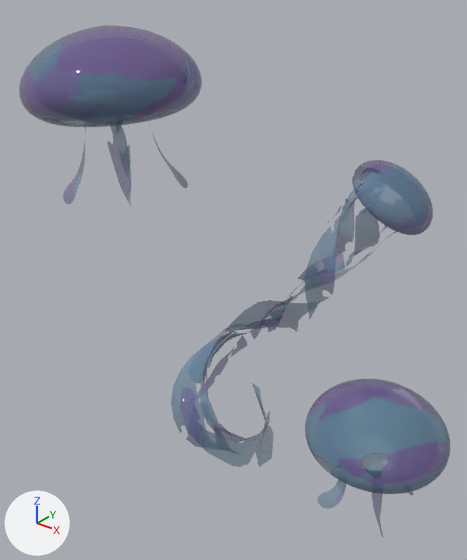
The glTF model assets/jellyfish.glb as it was, and as the next commit left it.
The view is the same before and after, from a 50 mm camera at (17.6, -19.3, 9.6) aimed at (0.0, 2.6, -4.0). The axes (+X, +Y, +Z) are drawn at lower left. The lights are the same throughout. Vertices at the same position are counted once.

Objects in the first picture: 'ベジエカーブ.002', 'ベジエカーブ.011', 'ベジエカーブ.012', '平面.005', '平面.006', '平面.007', '平面.008', '平面.046', '平面.047', '平面.048', '平面.050', '平面.052'.
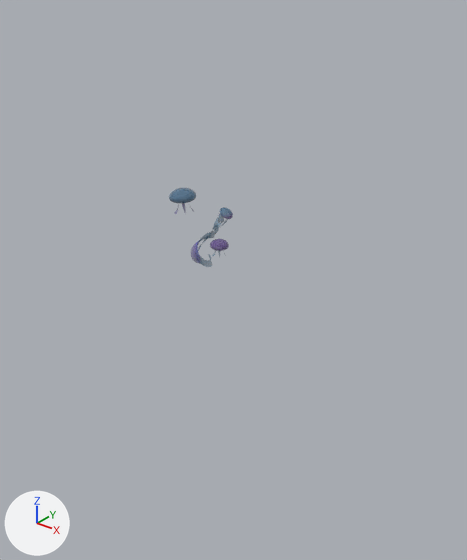
The change, as a list of edits to the scene's bpy script:
```text
Change me_ベジエカーブ_012:
    used by ob_ベジエカーブ_012; location = (0.0, 0.0, 0.0)
    remove me_ベジエカーブ_012.from_pydata(...)  # 7618 vertices, 15232 faces; spans x 7.21..12.42, y -3.89..1.31, z -6.84..-4.16
    add me_ベジエカーブ_012.from_pydata(...)  # 26022 vertices, 50816 faces; spans x -8.28..12.42, y -4.02..10.76, z -18.51..7.39
    me_ベジエカーブ_012 part 1: the loose piece of 7618 vertices spanning x 7.21..12.42, y -3.89..1.31, z -6.84..-4.16 is copied, and the copy is multiplied about its middle by the matrix ((1.461, -0.084, -0.221), (0.088, 1.477, 0.018), (0.22, -0.031, 1.463)), then moved by (-14.33, 1.12, 10.92); it spans x -8.28..-0.6, y -4.02..3.67, z 3.38..7.39
    me_ベジエカーブ_012 part 2: 8410 vertices added at x -4.97..7.67, y 1.57..10.76, z -18.51..1.83
    me_ベジエカーブ_012 part 3: 1188 vertices added at x -6.65..-1.71, y -2.48..2.44, z -0.08..3.77
    me_ベジエカーブ_012 part 4: 15232 kept faces spanning x 7.21..12.42, y -3.89..1.31, z -6.84..-4.16 get new texture (UV) coordinates
    add me_ベジエカーブ_012.materials.append(mat_クラゲ_かさ_001)  # picture img_クラゲ
Remove ob_ベジエカーブ_011:
    ob_ベジエカーブ_011 = bpy.data.objects.new('ベジエカーブ.011', me_ベジエカーブ_011)
    ob_ベジエカーブ_011.location = (0.0, 0.0, 0.0)
Remove ob_平面_046:
    ob_平面_046 = bpy.data.objects.new('平面.046', me_平面_046)
    ob_平面_046.location = (0.0, 0.0, 0.0)
Remove ob_平面_047:
    ob_平面_047 = bpy.data.objects.new('平面.047', me_平面_047)
    ob_平面_047.location = (0.0, 0.0, 0.0)
Remove ob_平面_048:
    ob_平面_048 = bpy.data.objects.new('平面.048', me_平面_048)
    ob_平面_048.location = (0.0, 0.0, 0.0)
Change ob_ベジエカーブ_012:
    ob_ベジエカーブ_012.scale: (1.0, 1.0, 1.0) -> (0.151, 0.151, 0.151)
Remove ob_平面_050:
    ob_平面_050 = bpy.data.objects.new('平面.050', me_平面_050)
    ob_平面_050.location = (0.0, 0.0, 0.0)
Remove ob_平面_052:
    ob_平面_052 = bpy.data.objects.new('平面.052', me_平面_052)
    ob_平面_052.location = (0.0, 0.0, 0.0)
Remove ob_ベジエカーブ_002:
    ob_ベジエカーブ_002 = bpy.data.objects.new('ベジエカーブ.002', me_ベジエカーブ_005)
    ob_ベジエカーブ_002.location = (0.0, 0.0, 0.0)
Remove ob_平面_005:
    ob_平面_005 = bpy.data.objects.new('平面.005', me_平面_008)
    ob_平面_005.location = (0.0, 0.0, 0.0)
Remove ob_平面_006:
    ob_平面_006 = bpy.data.objects.new('平面.006', me_平面_009)
    ob_平面_006.location = (0.0, 0.0, 0.0)
Remove ob_平面_007:
    ob_平面_007 = bpy.data.objects.new('平面.007', me_平面_010)
    ob_平面_007.location = (0.0, 0.0, 0.0)
Remove ob_平面_008:
    ob_平面_008 = bpy.data.objects.new('平面.008', me_平面_011)
    ob_平面_008.location = (0.0, 0.0, 0.0)
```

Location of each change, (x1, y1, x2, y2) in pixels of the pictures (467 x 560 px):
'ベジエカーブ.011', deleted: before (19, 25, 202, 127)
'ベジエカーブ.012', reshaped, rescaled (55% narrower, 31% shorter): before (305, 379, 450, 494); after (169, 188, 233, 267)
'平面.005', deleted: before (180, 208, 380, 467)
'平面.006', deleted: before (171, 197, 358, 448)
'ベジエカーブ.002', deleted (blue): before (352, 160, 433, 235)
'平面.046', deleted: before (107, 125, 132, 208)
'平面.008', deleted: before (270, 189, 356, 322)
'平面.007', deleted: before (197, 231, 396, 399)
'平面.052', deleted (blue): before (317, 480, 346, 508)
'平面.048', deleted: before (63, 127, 86, 204)
'平面.050', deleted: before (372, 492, 384, 538)
'平面.047', deleted: before (148, 121, 188, 188)
part 1 of me_ベジエカーブ_012, added: after (169, 188, 196, 203)
part 2 of me_ベジエカーブ_012, added (blue): after (191, 207, 233, 267)
part 3 of me_ベジエカーブ_012, added: after (174, 203, 194, 214)
part 4 of me_ベジエカーブ_012, surface changed: before (305, 379, 450, 494); after (210, 239, 229, 251)
